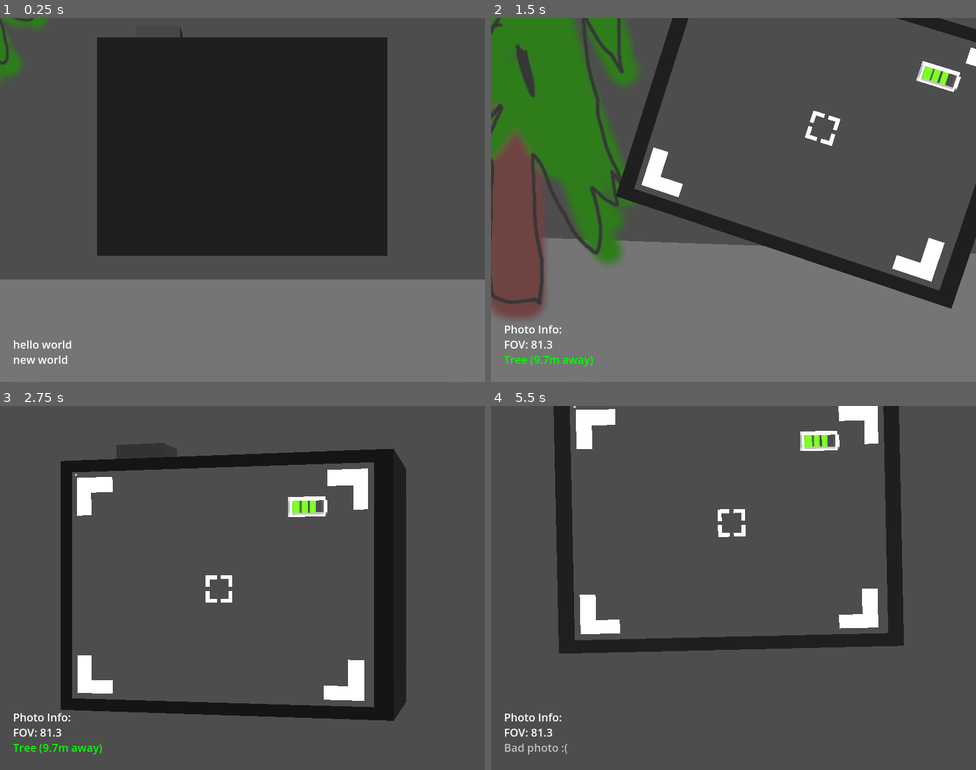
Above: before the commit, frames 1-4 (two rows, left to right).
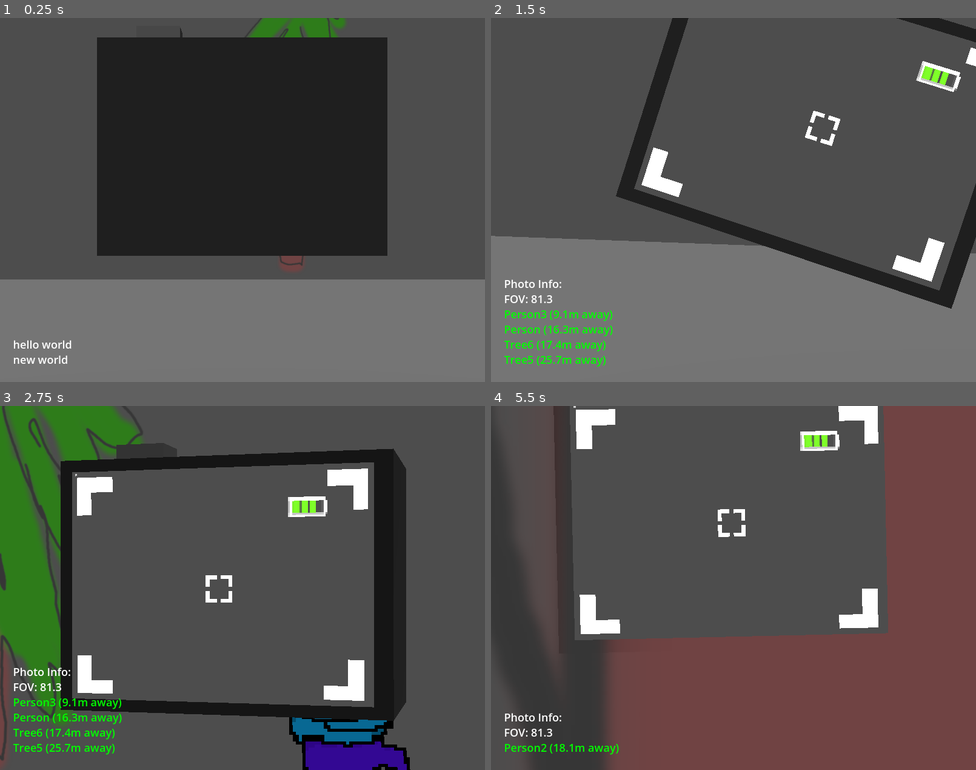
Above: after the commit, the same moments.

Repository: theowiik/xmas-game-jam-2025
Game: Godot game, scene res://scenes/main.tscn
Same seed, same stepped clock (60 frames per second), same inputs: the game is played once before the commit and once after it.
Inputs (mouse positions are in pixels of both pictures, inside the frame that each line leads up to):
- Up to frame 1 (0.25 s): no input
- Up to frame 2 (1.5 s): tap Enter (ui_accept) at 0.5 s; move the mouse to (757, 200) at 0.52 s; hold Enter (ui_accept) 0.53-1.28 s; hold W (WALK_FORWARD) from 0.53 s (still down); tap Space (JUMP) at 0.77 s; move the mouse to (709, 200) at 1.27 s; click (709, 200) at 1.35 s
- Up to frame 3 (2.75 s): keep holding W (WALK_FORWARD); tap Space (JUMP) at 1.52 s; tap Enter (ui_accept) at 1.55, 2.3 s; move the mouse to (252, 580) at 2.02 s; hold Mouse wheel up (ZOOM_IN) from 2.03 s (still down)
- Up to frame 4 (5.5 s): keep holding W (WALK_FORWARD); move the mouse to (728, 595) at 2.77 s; release Mouse wheel up (ZOOM_IN) at 2.78 s; tap Mouse wheel down (ZOOM_OUT) at 2.85 s; tap Space (JUMP) at 3.02, 3.77, 4.52 s; tap Enter (ui_accept) at 3.05, 4.35, 5.3 s; move the mouse to (767, 591) at 3.52 s; hold Enter (ui_accept) 3.53-4.28 s; move the mouse to (694, 584) at 4.27 s; move the mouse to (738, 588) at 5.02 s; press the mouse at (738, 588) at 5.03 s

The runs differ from the first frame. In frame 1, 1.5% of the frame differs, in the area x 0-72%, y 0-70%; in frame 2, 17%; in frame 3, 14%; in frame 4, 41%, in the area x 2-100%, y 0-100%.

Commit message:
Random movement

Diff:
--- a/scenes/main.tscn
+++ b/scenes/main.tscn
@@ -14,9 +14,6 @@
 [node name="Main" type="Node3D"]
 script = ExtResource("1_tefeu")
 
-[node name="Player" parent="." instance=ExtResource("1_o5qli")]
-transform = Transform3D(1, 0, 0, 0, 1, 0, 0, 0, 1, 0, 1.2562381, 0)
-
 [node name="Camera" parent="." instance=ExtResource("5_tbgi4")]
 
 [node name="Store" parent="." instance=ExtResource("3_sugp2")]
@@ -30,18 +27,6 @@
 light_energy = 0.547
 light_cull_mask = 4293918721
 
-[node name="Tree" parent="." instance=ExtResource("4_jyhfs")]
-transform = Transform3D(1, 0, 0, 0, 1, 0, 0, 0, 1, -3.9814558, 2.7003293, -12.030553)
-
-[node name="Tree2" parent="." instance=ExtResource("4_jyhfs")]
-transform = Transform3D(1, 0, 0, 0, 1, 0, 0, 0, 1, -1.3780346, 2.872077, 16.122593)
-
-[node name="Person" parent="." instance=ExtResource("2_0wfyh")]
-transform = Transform3D(1, 0, 0, 0, 1, 0, 0, 0, 1, 9.329944, -0.07997465, 3.830927)
-
-[node name="Person2" parent="." instance=ExtResource("2_0wfyh")]
-transform = Transform3D(1, 0, 0, 0, 1, 0, 0, 0, 1, -9.126145, -0.07997465, -5.84659)
-
 [node name="NavigationRegion3D" type="NavigationRegion3D" parent="."]
 transform = Transform3D(1, 0, 0, 0, 1, 0, 0, 0, 1, 0, -1.6872008, 0)
 navigation_mesh = SubResource("NavigationMesh_tefeu")
@@ -49,3 +34,64 @@
 [node name="CSGBox3D" type="CSGBox3D" parent="NavigationRegion3D"]
 use_collision = true
 size = Vector3(50, 1, 50)
+
+[node name="People" type="Node3D" parent="."]
+
+[node name="Person" parent="People" instance=ExtResource("2_0wfyh")]
+transform = Transform3D(1, 0, 0, 0, 1, 0, 0, 0, 1, 15.693066, -0.07997465, -16.78115)
+
+[node name="Person3" parent="People" instance=ExtResource("2_0wfyh")]
+transform = Transform3D(1, 0, 0, 0, 1, 0, 0, 0, 1, 3.4466906, -0.07997465, -10.702564)
+
+[node name="Person4" parent="People" instance=ExtResource("2_0wfyh")]
+transform = Transform3D(1, 0, 0, 0, 1, 0, 0, 0, 1, -13.065934, -0.07997465, 17.689459)
+
+[node name="Person5" parent="People" instance=ExtResource("2_0wfyh")]
+transform = Transform3D(1, 0, 0, 0, 1, 0, 0, 0, 1, -19.759838, -0.07997465, 3.4642553)
+
+[node name="Person6" parent="People" instance=ExtResource("2_0wfyh")]
+transform = Transform3D(1, 0, 0, 0, 1, 0, 0, 0, 1, -3.7865105, -0.07997465, 2.0355892)
+
+[node name="Person7" parent="People" instance=ExtResource("2_0wfyh")]
+transform = Transform3D(1, 0, 0, 0, 1, 0, 0, 0, 1, 7.880493, -0.07997465, 9.260113)
+
+[node name="Person8" parent="People" instance=ExtResource("2_0wfyh")]
+transform = Transform3D(1, 0, 0, 0, 1, 0, 0, 0, 1, 17.228724, -0.07997465, 5.4927273)
+
+[node name="Person9" parent="People" instance=ExtResource("2_0wfyh")]
+transform = Transform3D(1, 0, 0, 0, 1, 0, 0, 0, 1, 13.721439, -0.07997465, -3.5551338)
+
+[node name="Person10" parent="People" instance=ExtResource("2_0wfyh")]
+transform = Transform3D(1, 0, 0, 0, 1, 0, 0, 0, 1, 20.230556, -0.07997465, 20.972557)
+
+[node name="Person11" parent="People" instance=ExtResource("2_0wfyh")]
+transform = Transform3D(1, 0, 0, 0, 1, 0, 0, 0, 1, 5.4934864, -0.07997465, 20.777134)
+
+[node name="Person12" parent="People" instance=ExtResource("2_0wfyh")]
+transform = Transform3D(1, 0, 0, 0, 1, 0, 0, 0, 1, -19.455832, -0.07997465, 21.622694)
+
+[node name="Person13" parent="People" instance=ExtResource("2_0wfyh")]
+transform = Transform3D(1, 0, 0, 0, 1, 0, 0, 0, 1, -3.4929295, -0.07997465, 4.7257843)
+
+[node name="Person2" parent="People" instance=ExtResource("2_0wfyh")]
+transform = Transform3D(1, 0, 0, 0, 1, 0, 0, 0, 1, -15.806224, -0.07997465, -14.288605)
+
+[node name="Player" parent="." instance=ExtResource("1_o5qli")]
+transform = Transform3D(1, 0, 0, 0, 1, 0, 0, 0, 1, 0, 1.2562381, 0)
+
+[node name="Node3D" type="Node3D" parent="."]
+
+[node name="Tree2" parent="Node3D" instance=ExtResource("4_jyhfs")]
+transform = Transform3D(1, 0, 0, 0, 1, 0, 0, 0, 1, -1.2526255, 2.8720775, 22.451021)
+
+[node name="Tree3" parent="Node3D" instance=ExtResource("4_jyhfs")]
+transform = Transform3D(1, 0, 0, 0, 1, 0, 0, 0, 1, 22.613998, 2.8720775, 22.456896)
+
+[node name="Tree4" parent="Node3D" instance=ExtResource("4_jyhfs")]
+transform = Transform3D(1, 0, 0, 0, 1, 0, 0, 0, 1, 23.079597, 2.8720765, -2.206089)
+
+[node name="Tree5" parent="Node3D" instance=ExtResource("4_jyhfs")]
+transform = Transform3D(1, 0, 0, 0, 1, 0, 0, 0, 1, 21.831331, 2.8720775, -21.52565)
+
+[node name="Tree6" parent="Node3D" instance=ExtResource("4_jyhfs")]
+transform = Transform3D(1, 0, 0, 0, 1, 0, 0, 0, 1, 1.6154099, 2.8720775, -22.05763)
--- a/scripts/person.gd
+++ b/scripts/person.gd
@@ -2,18 +2,44 @@
 
 @onready var agent: NavigationAgent3D = $NavigationAgent3D
 var speed: float = 5.0
+var min_wait_time: float = 0.5
+var max_wait_time: float = 2.0
+var wait_time: float = 0.0
+var current_wait_time: float = 0.0
+var is_waiting: bool = false
+
 
 func _unhandled_input(event: InputEvent) -> void:
 	if event.is_action_pressed("ui_accept"):
-		var random_pos := Vector3.ZERO
-		random_pos.x = randf_range(-5.0, 5.0)
-		random_pos.z = randf_range(-5.0, 5.0)
-		agent.set_target_position(random_pos)
+		move_to_random_position()
+
+
+func move_to_random_position() -> void:
+	var random_offset := Vector3.ZERO
+	random_offset.x = randf_range(-5.0, 5.0)
+	random_offset.z = randf_range(-5.0, 5.0)
+	var target_pos = global_position + random_offset
+	agent.set_target_position(target_pos)
+	is_waiting = false
+
 
 func _physics_process(delta: float) -> void:
+	if is_waiting:
+		current_wait_time += delta
+		if current_wait_time >= wait_time:
+			current_wait_time = 0.0
+			move_to_random_position()
+		return
+
 	var destination = agent.get_next_path_position()
 	var local_destination = destination - global_position
 	var direction = local_destination.normalized()
 
-	velocity = direction * speed
+	if agent.is_navigation_finished():
+		is_waiting = true
+		wait_time = randf_range(min_wait_time, max_wait_time)
+		velocity = Vector3.ZERO
+	else:
+		velocity = direction * speed
+
 	move_and_slide()
